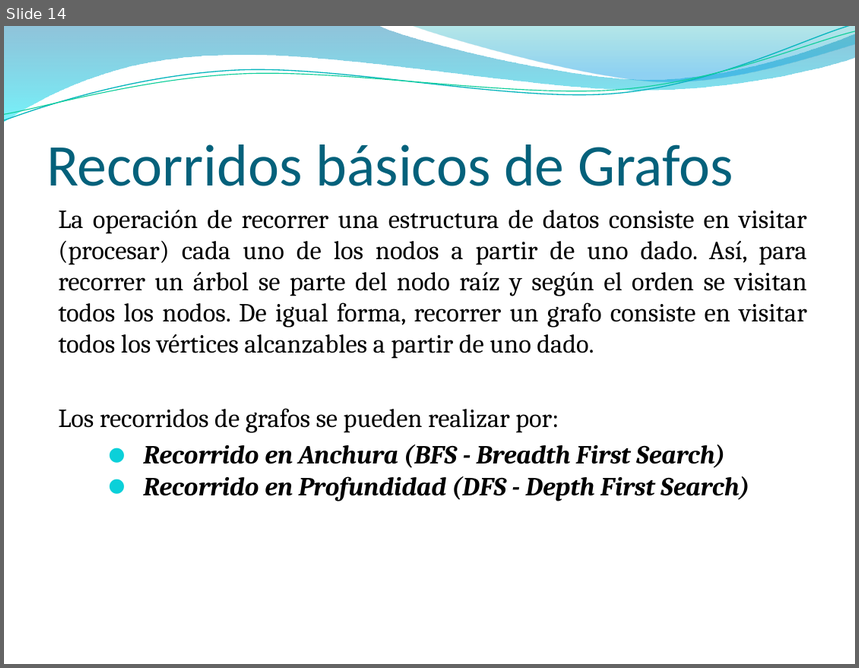
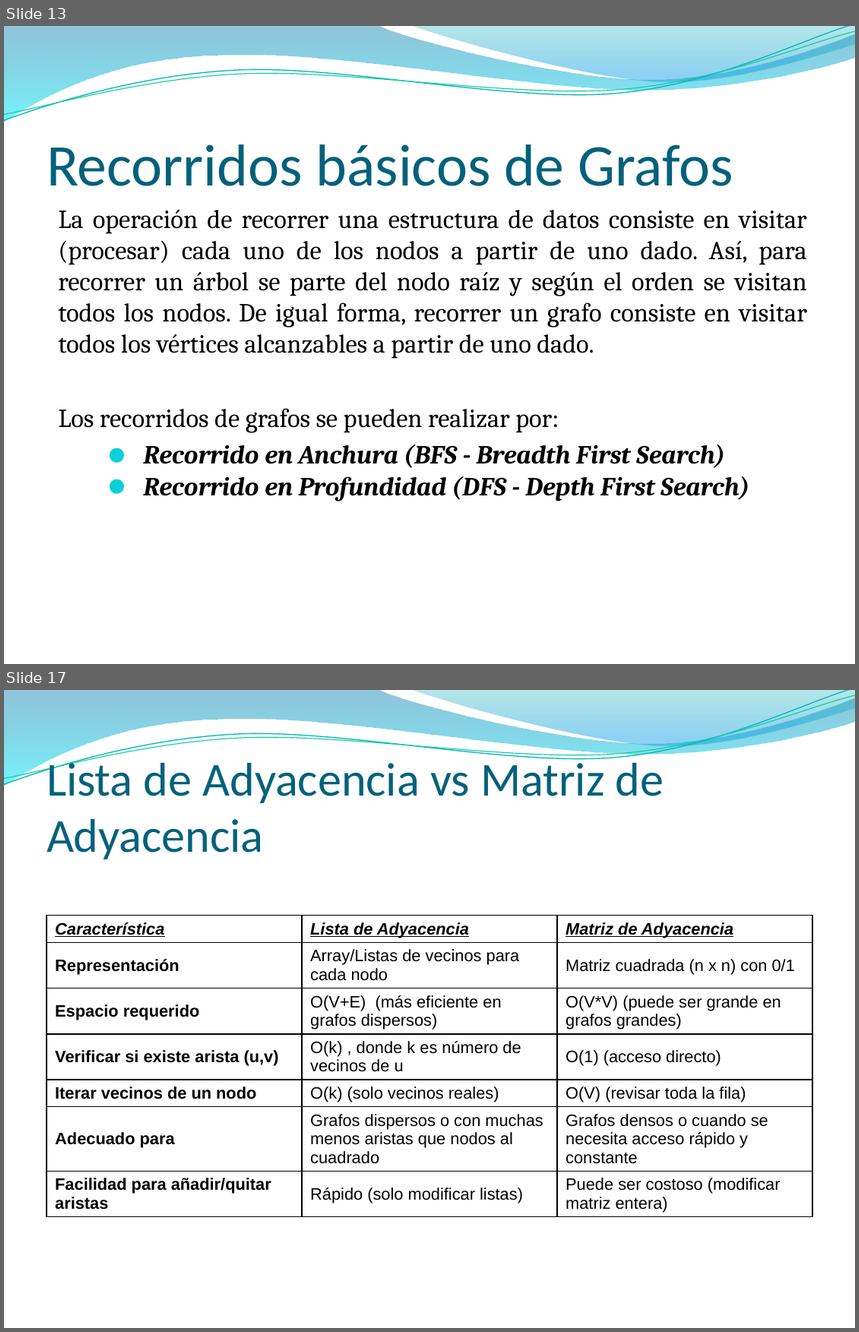
Before and after one commit to NicolasPerezUNLaSMN/PROG_II_UADE_JAVA, a slide deck: Clase X - Grafos, representaciones y recorridos básicos/Clase de Grafos.pptx. Shown one above the other, each under a label of ours: slide 14 before the commit, slides 13 and 17 after it; the slides between them are not shown. The pictures are 859x668 and 859x1332 pixels, drawn with LibreOffice and Linux fonts; fonts in the diff are those of the drawing; background and template pictures are left out. Boxes give left, top, right and bottom in pixels: in the first picture for what was removed or moved away, otherwise in the second. Text is boxed around its words. In the diff, an @@ line names an element or a change of style, - is before the commit and + after.

Commit message:
Agregué proyecto de grafos

```diff
--- a/Clase X - Grafos, representaciones y recorridos básicos/Clase de Grafos.pptx
+++ b/Clase X - Grafos, representaciones y recorridos básicos/Clase de Grafos.pptx
@@ slide 17 added at (x1=4, y1=690, x2=855, y2=1328), background picture (left out); not listed: 4 template elements that a slide beside it also shows @@
@@ title added at (x1=47, y1=756, x2=664, y2=859), 40 pt, text #04617B @@
+Lista de Adyacencia vs Matriz de Adyacencia
@@ table added at (x1=47, y1=916, x2=813, y2=1233), 7 rows, 3 columns @@
+Característica | Lista de Adyacencia | Matriz de Adyacencia
+Representación | Array/Listas de vecinos para cada nodo | Matriz cuadrada (n x n) con 0/1
+Espacio requerido | O(V+E) (más eficiente en grafos dispersos) | O(V*V) (puede ser grande en grafos grandes)
+Verificar si existe arista (u,v) | O(k) , donde k es número de vecinos de u | O(1) (acceso directo)
+Iterar vecinos de un nodo | O(k) (solo vecinos reales) | O(V) (revisar toda la fila)
+Adecuado para | Grafos dispersos o con muchas menos aristas que nodos al cuadrado | Grafos densos o cuando se necesita acceso rápido y constante
+Facilidad para añadir/quitar aristas | Rápido (solo modificar listas) | Puede ser costoso (modificar matriz entera)
@@ what was slide 14 is now slide 13 @@
```
Also in this commit, not shown: 3 slides changed, 1 other slide added, 1 slide removed, 17 other files.
